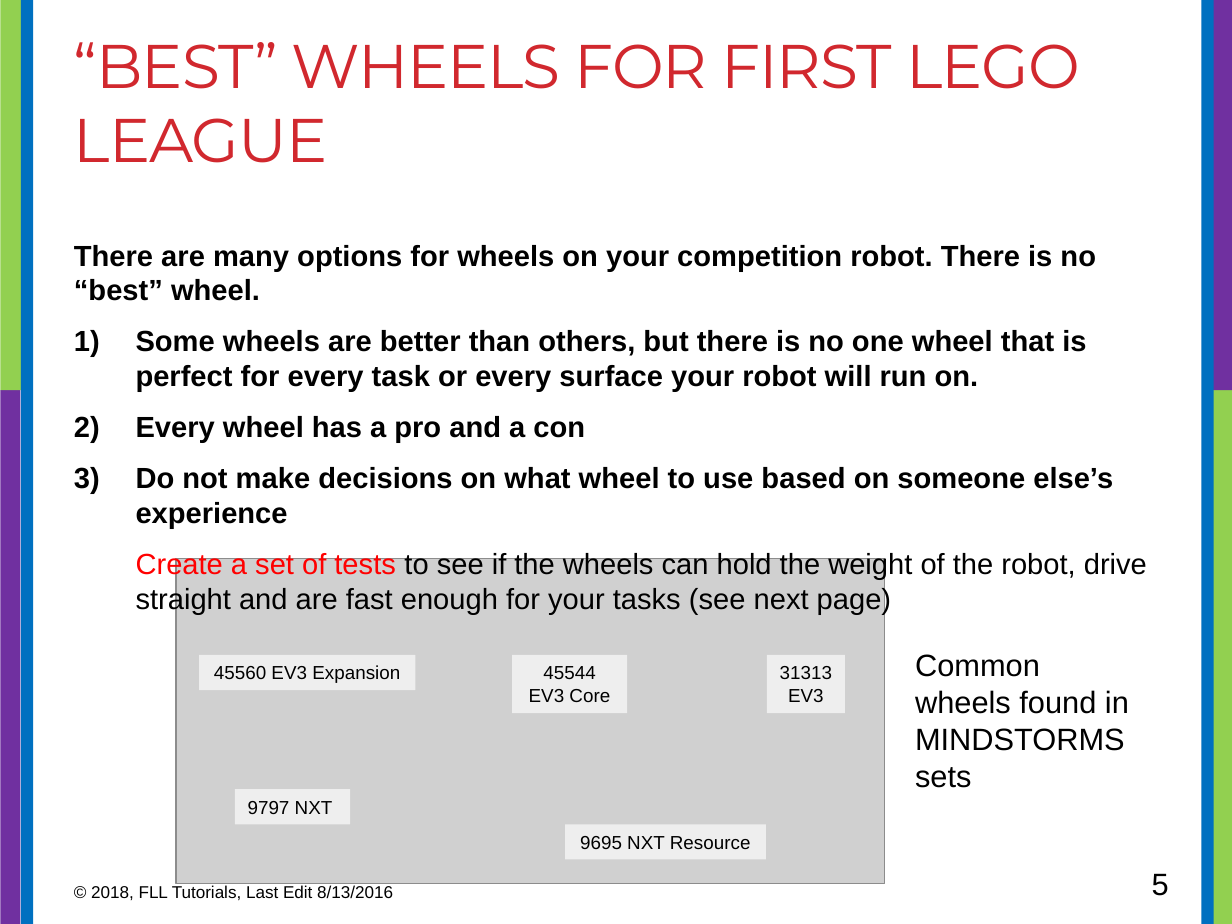
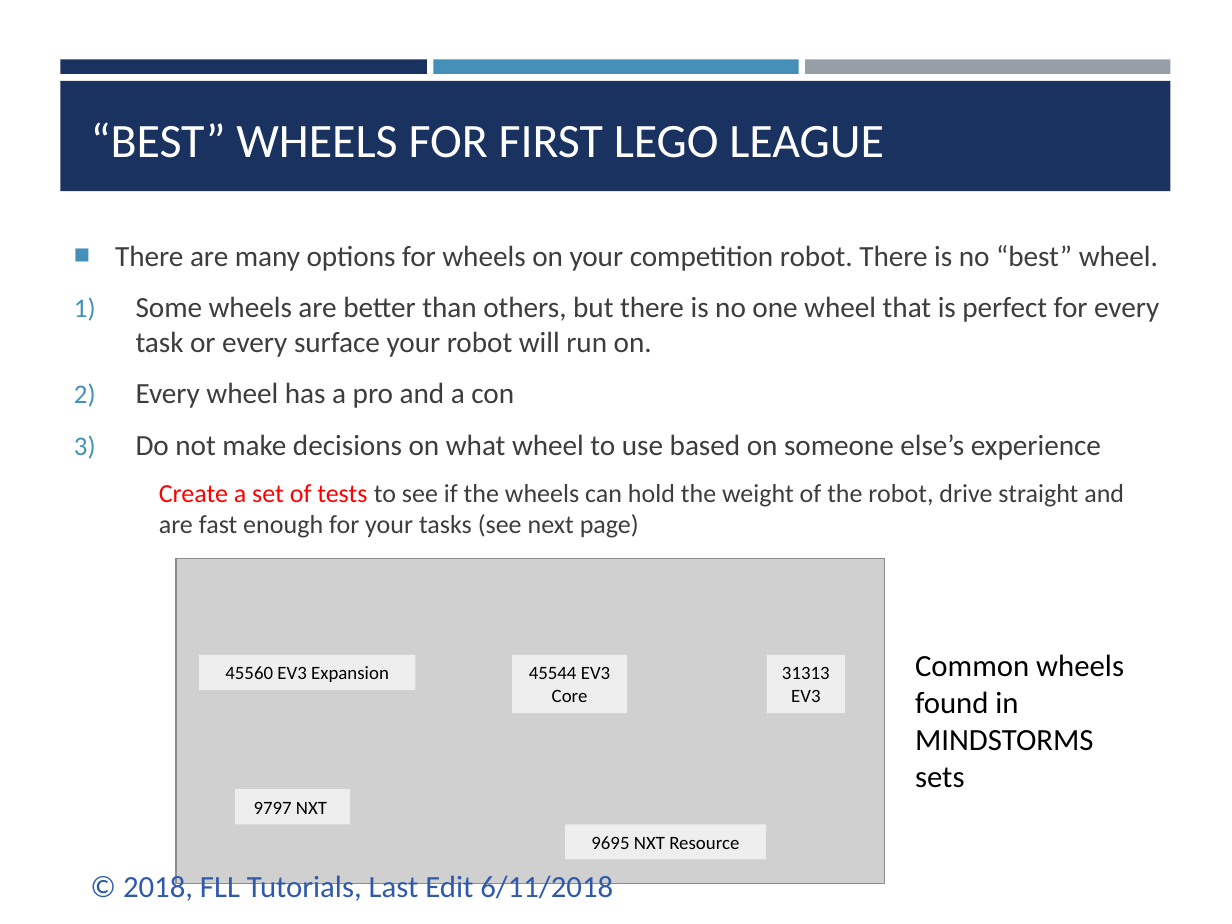
Before and after one commit to ev3lessons/FLL-Tutorials, a slide deck: slide 5 of translations/en-us/RobotGame/Wheels.pptx. Drawn at 1232x924 pixels with LibreOffice and Linux fonts; fonts in the diff are those of the drawing; grey boxes stand for pictures. Boxes give left, top, right and bottom in pixels: in the first picture for what was removed or moved away, otherwise in the second. Text is boxed around its words. In the diff, an @@ line names an element or a change of style, - is before the commit and + after.

```diff
--- a/translations/en-us/RobotGame/Wheels.pptx
+++ b/translations/en-us/RobotGame/Wheels.pptx
@@ rectangle removed at [0,0,25,391] @@
@@ rectangle removed at [21,0,33,924] @@
@@ rectangle removed at [1201,0,1214,924] @@
@@ rectangle removed at [1207,0,1232,391] @@
@@ rectangle added at [60,59,426,74], fill #1A3260 @@
@@ rectangle added at [434,59,798,74], fill #4590B8 @@
@@ rectangle added at [806,59,1170,74], fill #969FA7 @@
@@ rectangle added at [60,81,1170,191], fill #1A3260 @@
@@ title "“BEST” WHEELS FOR FIRST LEGO ...": place and size @@
-title "“BEST” WHEELS FOR FIRST LEGO ..." at [74,42,1080,163]
+title "“BEST” WHEELS FOR FIRST LEGO ..." at [91,122,884,158]
@@ title "“BEST” WHEELS FOR FIRST LEGO ..." at [91,122,884,158]: size 36 to 28 pt, font Montserrat to Calibri, text colour #D1282E to #FFFFFF, letter spacing -0.6 to 0 pt; vertical alignment top to bottom @@
@@ text "There are many options for ..." at [115,245,1159,538]: size 17 to 17.1 pt, bold off in "There are many options for wheels on ...", "Some wheels are better than others, but ...", "Every wheel has a pro and a ...", "Do not make decisions on what wheel ..."; font Arial to Calibri, text colour #000000 to #3D3D3D; size 17 to 15.2 pt in "Create a set of tests to see ..."; bullet none to ■; indent changed; more space between paragraphs @@
@@ rectangle removed at [0,391,20,924] @@
@@ rectangle removed at [1212,391,1232,924] @@
@@ font Arial to Calibri in 6 elements at [766,655,844,713], [513,655,627,713], [235,790,351,825], [200,655,416,691], [565,824,766,860], [915,654,1124,788] @@
@@ text at [123,871,613,905]: text changed; size 10 to 18 pt; font Arial to Calibri; text colour #000000 to #2F5AAC @@
-© 2018, FLL Tutorials, Last Edit 8/13/2016
+© 2018, FLL Tutorials, Last Edit 6/11/2018
@@ page number removed at [1152,873,1169,896] @@
-5
```
Also in this commit, not shown: 9 other slides changed, 1 slide added, 2 slides removed, 24 other files.
